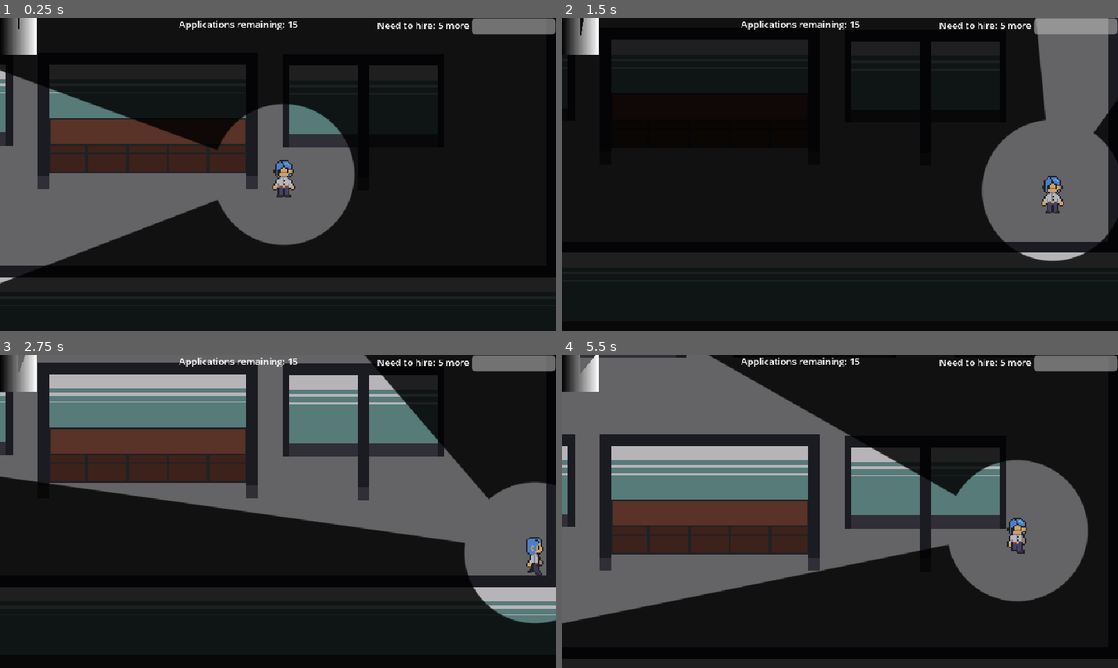
Above: before the commit, frames 1-4 (two rows, left to right).
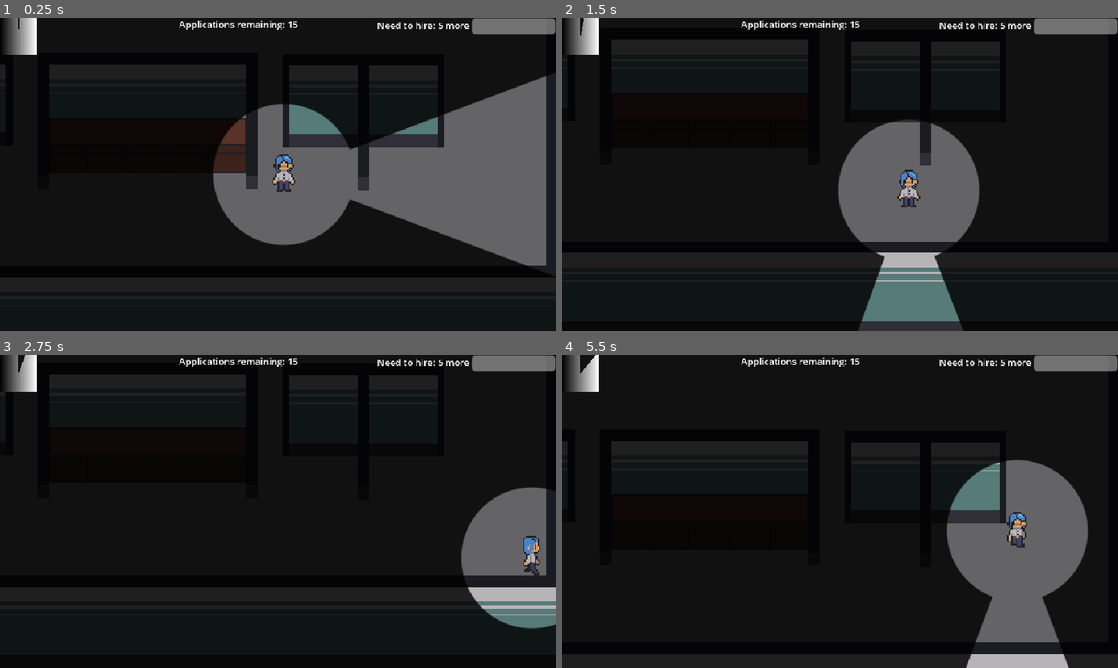
Above: after the commit, the same moments.

Repository: ygda-org/brackeys-26.2
Game: Godot game, scene res://main/main.tscn
Same seed, same stepped clock (60 frames per second), same inputs: the game is played once before the commit and once after it. The engine's default icon, where the game draws it, is replaced by a stand-in: a white triangle on a blue panel in a dark square. Sound files missing from this copy of the repository are replaced by a short silence.
Inputs (mouse positions are in pixels of both pictures, inside the frame that each line leads up to):
- Up to frame 1 (0.25 s): no input
- Up to frame 2 (1.5 s): move the mouse to (962, 158) at 0.52 s; hold D (right) 0.53-1.28 s; tap E (open_application) at 0.6 s; move the mouse to (728, 190) at 1.27 s; hold S (down) from 1.28 s (still down); click (728, 190) at 1.35 s
- Up to frame 3 (2.75 s): move the mouse to (333, 442) at 2.02 s; release S (down) at 2.03 s; hold D (right) from 2.03 s (still down); tap E (open_application) at 2.1 s
- Up to frame 4 (5.5 s): move the mouse to (812, 574) at 2.77 s; release D (right) at 2.78 s; hold W (up) 2.78-3.53 s; click (812, 574) at 2.85 s; move the mouse to (1006, 558) at 3.52 s; hold A (left) 3.53-5.03 s; tap E (open_application) at 3.6, 5.1 s; move the mouse to (673, 464) at 4.27 s; click (673, 464) at 4.35 s; move the mouse to (867, 511) at 5.02 s; hold S (down) from 5.03 s (still down)

The runs differ from the first frame. In frame 1, 32% of the frame differs, in the area x 0-100%, y 16-85%; in frame 2, 25%; in frame 3, 38%; in frame 4, 45%, in the area x 0-100%, y 0-100%.

Commit message:
portraits beter, player beter

Diff:
--- a/globals/game_state.gd
+++ b/globals/game_state.gd
@@ -38,6 +38,8 @@
 var hiring_quota_remaining: int = START_DAY_HIRING_QUOTA
 var hiring_queue: Array[Application]
 var application_amount: int = 15
+
+var last_portrait : int
 
 func _ready():
 	day_started.connect(start_day)
--- a/player/player.gd
+++ b/player/player.gd
@@ -42,7 +42,8 @@
 		velocity.y = move_toward(velocity.y, 0.0, DECELERATION * delta)
 	velocity = velocity.limit_length(MAX_SPEED)
 	move_and_slide()
-	$VisionArm.rotation = lerpf($VisionArm.rotation, global_position.direction_to(get_global_mouse_position()).angle(), delta * 20)
+	if dir != Vector2(0,0):
+		$VisionArm.rotation = lerpf($VisionArm.rotation, dir.angle(), delta * 20)
 	$PunchHitbox.look_at(get_global_mouse_position())
 	var anim_string
 	var dir_save = dir
--- a/player/player.tscn
+++ b/player/player.tscn
@@ -17,7 +17,7 @@
 
 [sub_resource type="CapsuleShape2D" id="CapsuleShape2D_rkbax"]
 radius = 0.5
-height = 1.0
+height = 12.0
 
 [sub_resource type="CanvasItemMaterial" id="CanvasItemMaterial_rkbax"]
 light_mode = 1
@@ -225,15 +225,16 @@
 acceleration_curve = SubResource("Curve_u52ul")
 
 [node name="CollisionShape2D" type="CollisionShape2D" parent="." unique_id=1614029055]
-position = Vector2(-7, 15)
+position = Vector2(-7, 6)
 shape = SubResource("CapsuleShape2D_rkbax")
 
 [node name="CollisionShape2D2" type="CollisionShape2D" parent="." unique_id=44287828]
-position = Vector2(7, 15)
+position = Vector2(7, 6)
 shape = SubResource("CapsuleShape2D_rkbax")
 
 [node name="Anim" type="AnimatedSprite2D" parent="." unique_id=1442529838]
 material = SubResource("CanvasItemMaterial_rkbax")
+position = Vector2(0, -4)
 sprite_frames = SubResource("SpriteFrames_rkbax")
 animation = &"up"
 autoplay = "down_idle"
@@ -273,7 +274,7 @@
 monitorable = false
 
 [node name="CollisionShape2D" type="CollisionShape2D" parent="PunchHitbox" unique_id=1732708328]
-position = Vector2(29, 14)
+position = Vector2(29, 10)
 shape = SubResource("RectangleShape2D_rkbax")
 
 [node name="AnimationPlayer" type="AnimationPlayer" parent="." unique_id=813548592]
--- a/ui/papers/papers.gd
+++ b/ui/papers/papers.gd
@@ -3,24 +3,13 @@
 var current_app : Application = null
 
 var portraits = {
-	1 : "uid://lkp81lwlj61h",
-	2 : "uid://dwynkhhna46jx",
-	3 : "uid://uyut62piu15r",
-	4 : "uid://b1hqjste1mkfw",
-	5 : "uid://bosottpmmxukb",
-	6 : "uid://cg23r42rk6aij",
-	7 : "uid://c4ubm2ecwpvr",
-}
-var portraits_masc = {
-	1 : "res://assets/characters/portraits/portrait_2.PNG",
-	2 : "res://assets/characters/portraits/portrait_4.PNG",
-	3 : "res://assets/characters/portraits/portrait_7.PNG"
-}
-var portraits_fem = {
-	1 : "res://assets/characters/portraits/portrait_1.PNG",
-	2 : "res://assets/characters/portraits/portrait_3.PNG",
-	3 : "res://assets/characters/portraits/portrait_5.PNG",
-	4 : "res://assets/characters/portraits/portrait_6.PNG"
+	1 : "uid://c4ubm2ecwpvr",
+	2 : "uid://b1hqjste1mkfw",
+	3 : "uid://dwynkhhna46jx",
+	4 : "uid://lkp81lwlj61h",
+	5 : "uid://uyut62piu15r",
+	6 : "uid://bosottpmmxukb",
+	7 : "uid://cg23r42rk6aij",
 }
 
 # Called when the node enters the scene tree for the first time.
@@ -42,12 +31,30 @@
 	text += "College: " + str(current_app.college) + "\n"
 	text += "Company Reason: " + str(current_app.company_reason) + "\n"
 	$ApplicationText.text = text
+	choose_portrait()
+
+func choose_portrait():
+	print("gamble")
+
+	var current_portrait : int = 0
+
 	if(current_app.gender==0):
-		$TextureRect.texture = load(portraits[randi_range(1,7)])
+		current_portrait = randi_range(1,7)
+		$TextureRect.texture = load(portraits[current_portrait])
 	elif(current_app.gender==1):
-		$TextureRect.texture = load(portraits_masc[randi_range(1,3)])
+		current_portrait = randi_range(1,3)
+		$TextureRect.texture = load(portraits[current_portrait])
 	elif(current_app.gender==2):
-		$TextureRect.texture = load(portraits_fem[randi_range(1,4)])
+		current_portrait = randi_range(4, 7)
+		$TextureRect.texture = load(portraits[current_portrait])
+
+	if GameState.last_portrait == null:
+		GameState.last_portrait = current_portrait
+
+	elif current_portrait == GameState.last_portrait:
+		choose_portrait()
+	else:
+		GameState.last_portrait = current_portrait
 
 func _on_hire_button_pressed() -> void:
 	GameState.hire()
--- a/ui/papers/papers.tscn
+++ b/ui/papers/papers.tscn
@@ -1,7 +1,7 @@
 [gd_scene format=3 uid="uid://maik53mxl575"]
 
 [ext_resource type="Script" uid="uid://uy5yr6ffnjfe" path="res://ui/papers/papers.gd" id="1_3l3wd"]
-[ext_resource type="Texture2D" uid="uid://lkp81lwlj61h" path="res://assets/characters/portraits/portrait_1.PNG" id="2_vrf7e"]
+[ext_resource type="Texture2D" uid="uid://lkp81lwlj61h" path="res://assets/characters/portraits/portrait_4.png" id="2_vrf7e"]
 
 [sub_resource type="StyleBoxFlat" id="StyleBoxFlat_3wy1v"]
 bg_color = Color(0.34, 0.34, 0.34, 1)
Binary file changed: assets/characters/portraits/portrait_1.PNG
Not shown, changed: assets/characters/portraits/portrait_1.PNG.import
Binary file changed: assets/characters/portraits/portrait_2.PNG
Not shown, changed: assets/characters/portraits/portrait_2.PNG.import
Binary file changed: assets/characters/portraits/portrait_3.PNG
Not shown, changed: assets/characters/portraits/portrait_3.PNG.import
Binary file changed: assets/characters/portraits/portrait_4.PNG
Not shown, changed: assets/characters/portraits/portrait_4.PNG.import
Binary file changed: assets/characters/portraits/portrait_5.PNG
Not shown, changed: assets/characters/portraits/portrait_5.PNG.import
Binary file changed: assets/characters/portraits/portrait_6.PNG
Not shown, changed: assets/characters/portraits/portrait_6.PNG.import
(and 2 more such lines)
